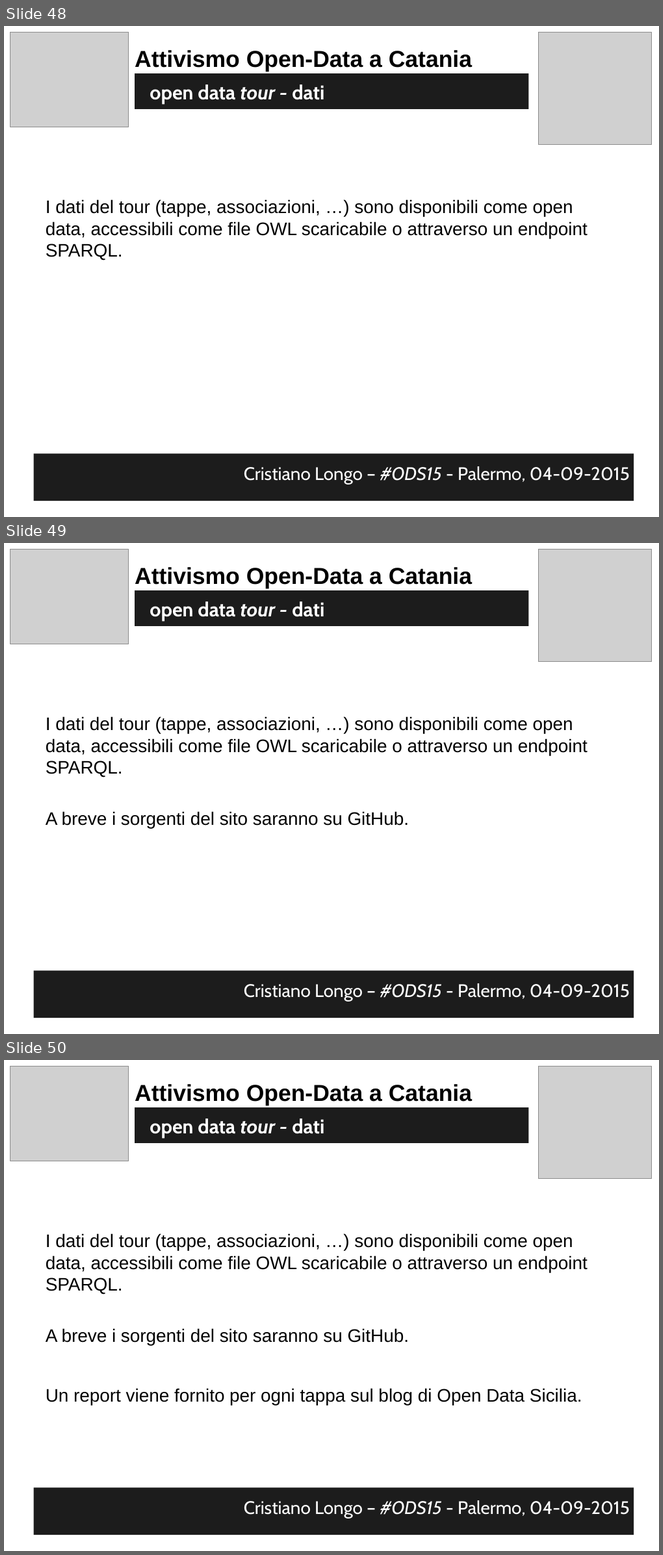
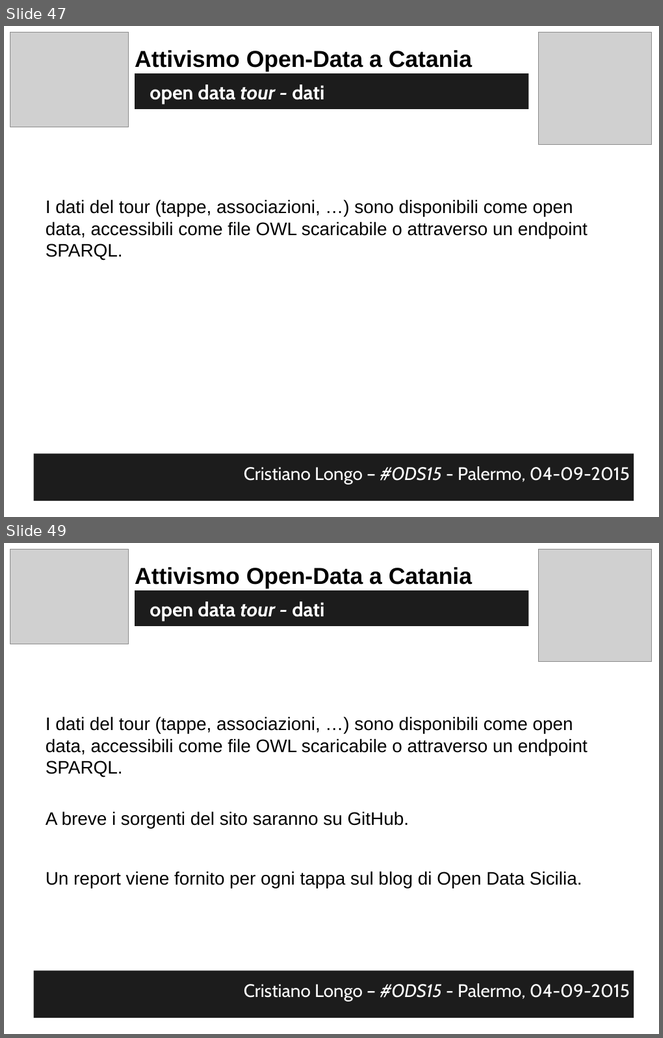
Before and after one commit to opendatahacklab/opendatahacklab.github.io, a slide deck: events/odt_ods15.odp. Shown one above the other, each under a label of ours: slides 48, 49 and 50 before the commit, slides 47 and 49 after it; the slides between them are not shown. The pictures are 663x1555 and 663x1038 pixels, drawn with LibreOffice and Linux fonts; fonts in the diff are those of the drawing; grey boxes stand for pictures. Boxes give left, top, right and bottom in pixels: in the first picture for what was removed or moved away, otherwise in the second. Text is boxed around its words. In the diff, an @@ line names an element or a change of style, - is before the commit and + after.

Commit message:
slides of the open data tour presentation

```diff
--- a/events/odt_ods15.odp
+++ b/events/odt_ods15.odp
@@ slide 49 removed at box(4, 543, 659, 1034), background #FFFFFF @@
@@ picture removed at box(10, 549, 129, 644) @@
@@ picture removed at box(539, 549, 652, 662) @@
@@ text removed at box(135, 567, 472, 589) @@
-Attivismo Open-Data a Catania
@@ text removed at box(135, 590, 529, 626) @@
-open data tour - dati
@@ text removed at box(46, 717, 588, 777) @@
-I dati del tour (tappe, associazioni, …) sono disponibili come open data, accessibili come file OWL scaricabile o attraverso un endpoint SPARQL.
@@ text removed at box(46, 811, 409, 829) @@
-A breve i sorgenti del sito saranno su GitHub.
@@ text removed at box(34, 971, 634, 1018) @@
-Cristiano Longo – #ODS15 - Palermo, 04-09-2015
@@ what was slide 48 is now slide 47 @@
@@ what was slide 50 is now slide 49 @@
```
Also in this commit, not shown: 8 slides changed, 1 slide added, 1 other slide removed, 2 other files.
